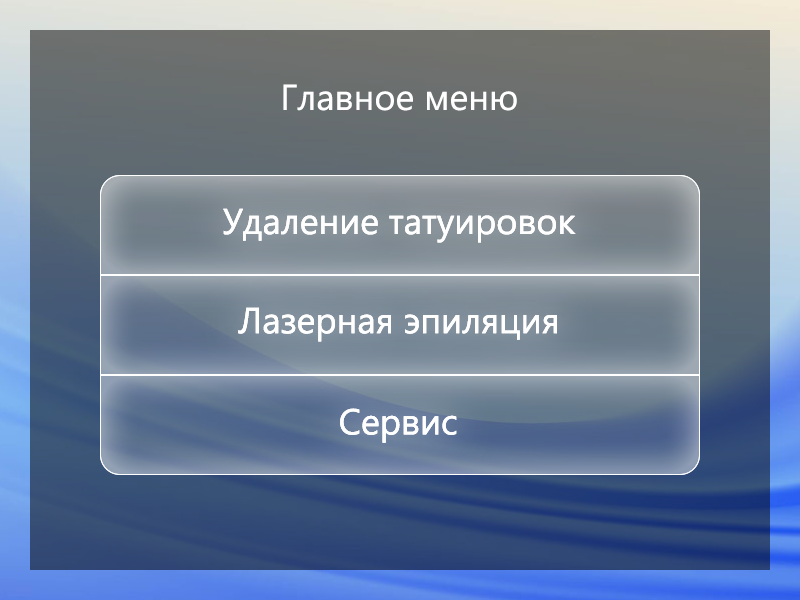
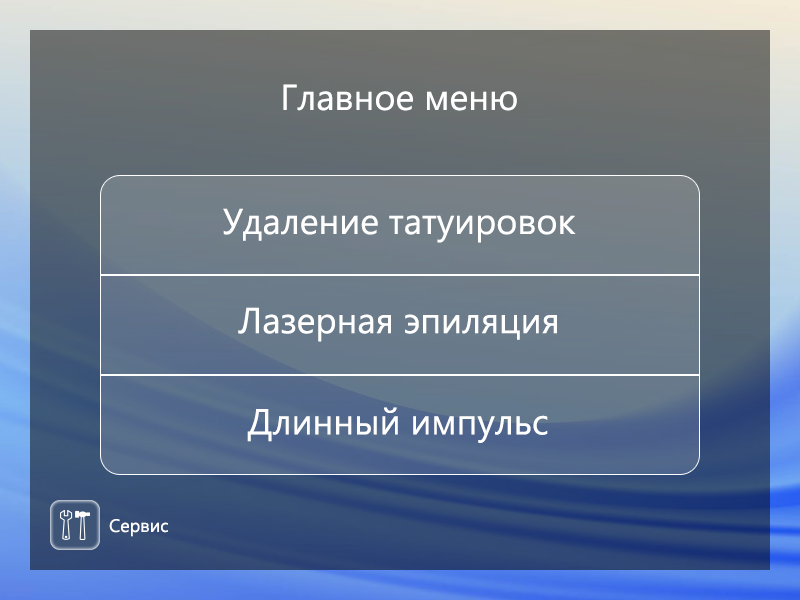
Layer changes from the first 800 x 600 image to the second:
hid group "Labels RU pressed" (3 layers) over bbox(223, 208, 576, 443)
renamed "Сервис" to "Длинный импульс", painted on it over bbox(247, 407, 548, 443)
renamed "Сервис" to "Длинный импульс", painted on it over bbox(247, 407, 548, 443)
hid group "Menu Items (pressed)" (10 layers) over bbox(50, 500, 100, 550)
added group "Service Item" (2nd of 2, in "Content" › "Menu Items") with 3 layers in group "Menu Items" over bbox(50, 500, 168, 550)
added layer "Service" (4th of 4, in "Content" › "Menu Items" › "Service Item") in group "Service Item" over bbox(60, 510, 90, 540)
added layer "Service button" (2nd of 2, in "Content" › "Menu Items" › "Service Item") in group "Service Item" over bbox(50, 500, 100, 550)
added layer "Сервис" in group "Service Item" over bbox(109, 519, 168, 537)
